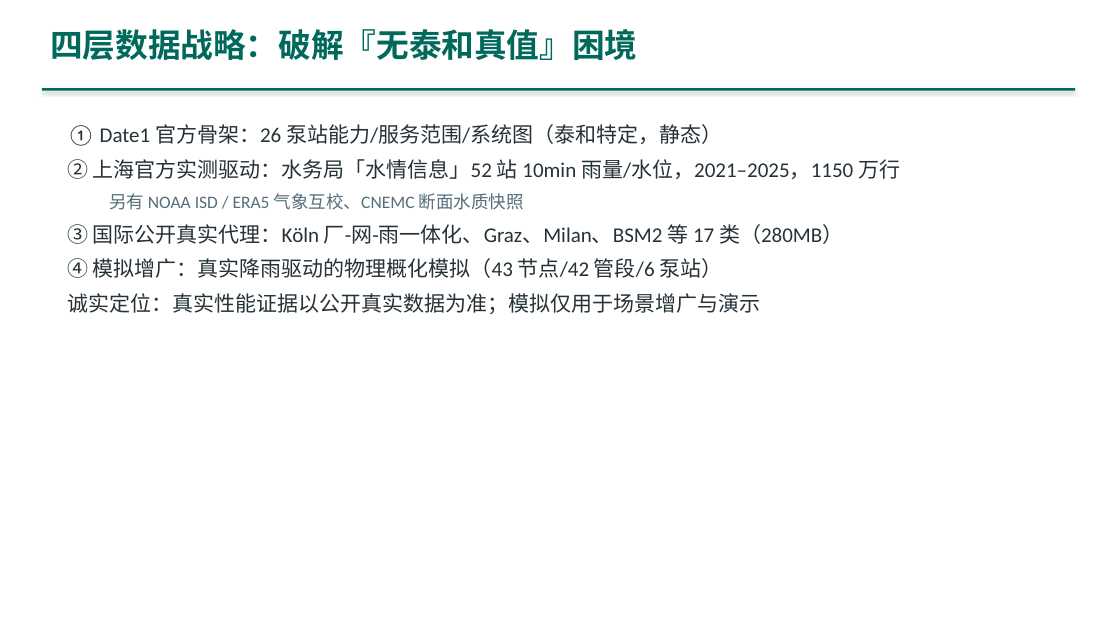
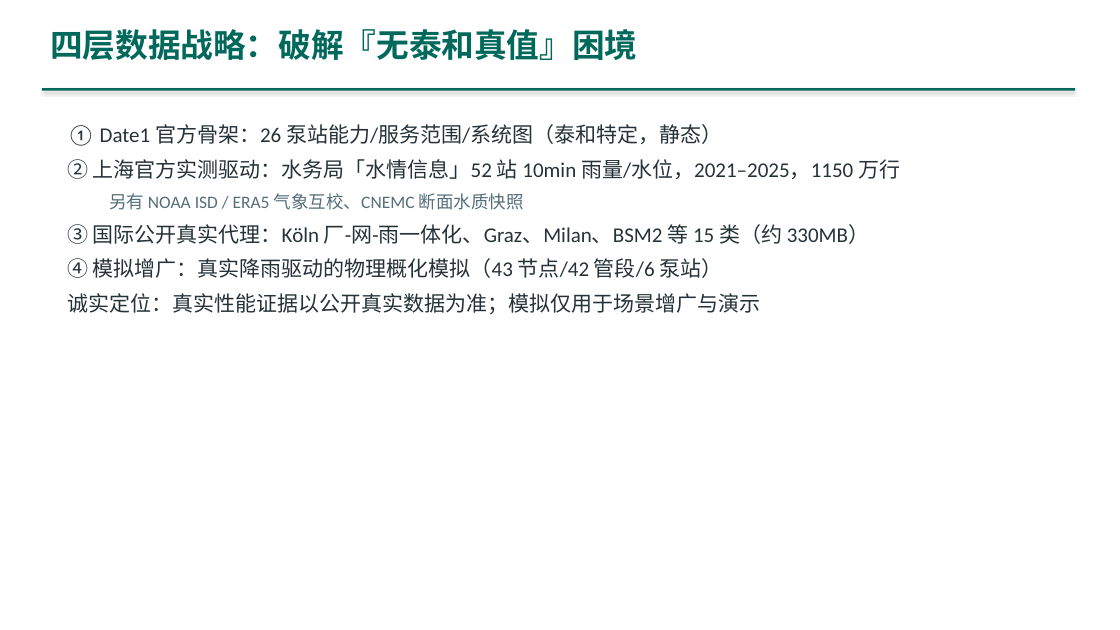
Before and after one commit to dao-genesis/meec8-topic7-showcase, a slide deck: slide 5 of downloads/演示PPT_主题七.pptx. Drawn at 1120x630 pixels with LibreOffice and Linux fonts; fonts in the diff are those of the drawing. Boxes give left, top, right and bottom in pixels: in the first picture for what was removed or moved away, otherwise in the second. Text is boxed around its words. In the diff, an @@ line names an element or a change of style, - is before the commit and + after.

```diff
--- a/downloads/演示PPT_主题七.pptx
+++ b/downloads/演示PPT_主题七.pptx
@@ text at <box>67,224,869,244</box>: text changed @@
-③ 国际公开真实代理：Köln 厂-网-雨一体化、Graz、Milan、BSM2 等 17 类（280MB）
+③ 国际公开真实代理：Köln 厂-网-雨一体化、Graz、Milan、BSM2 等 15 类（约 330MB）
```
Also in this commit, not shown: 14 other slides changed, 2 slides added, 47 other files.
